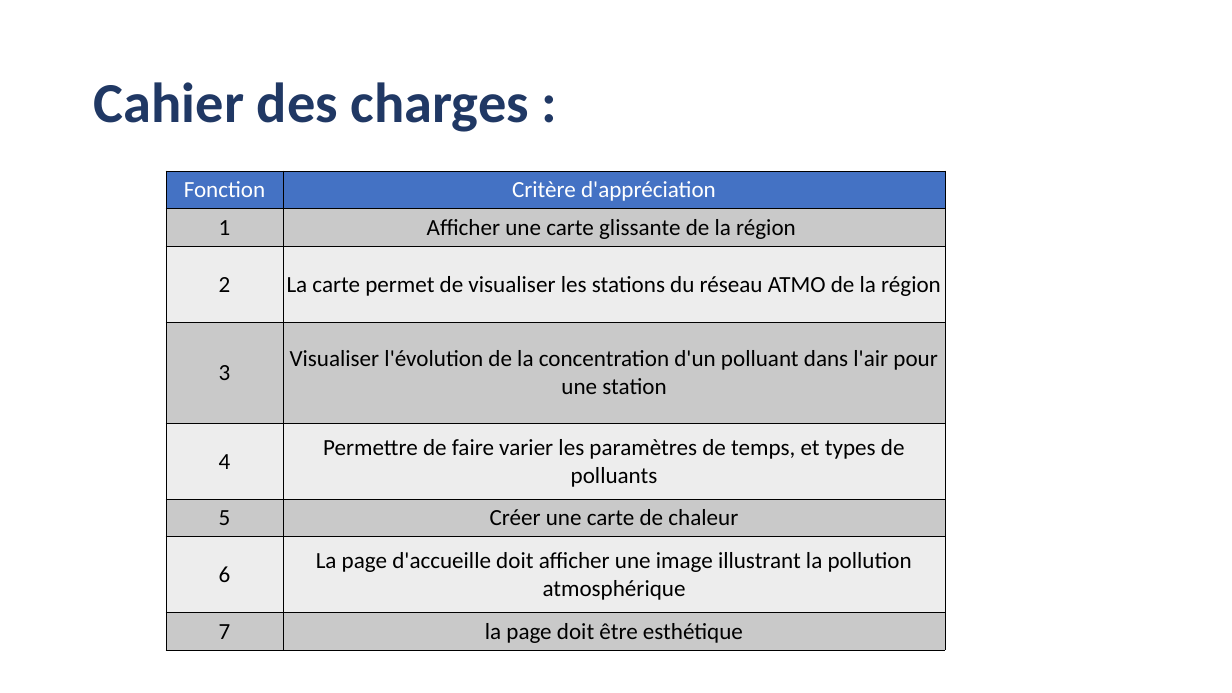
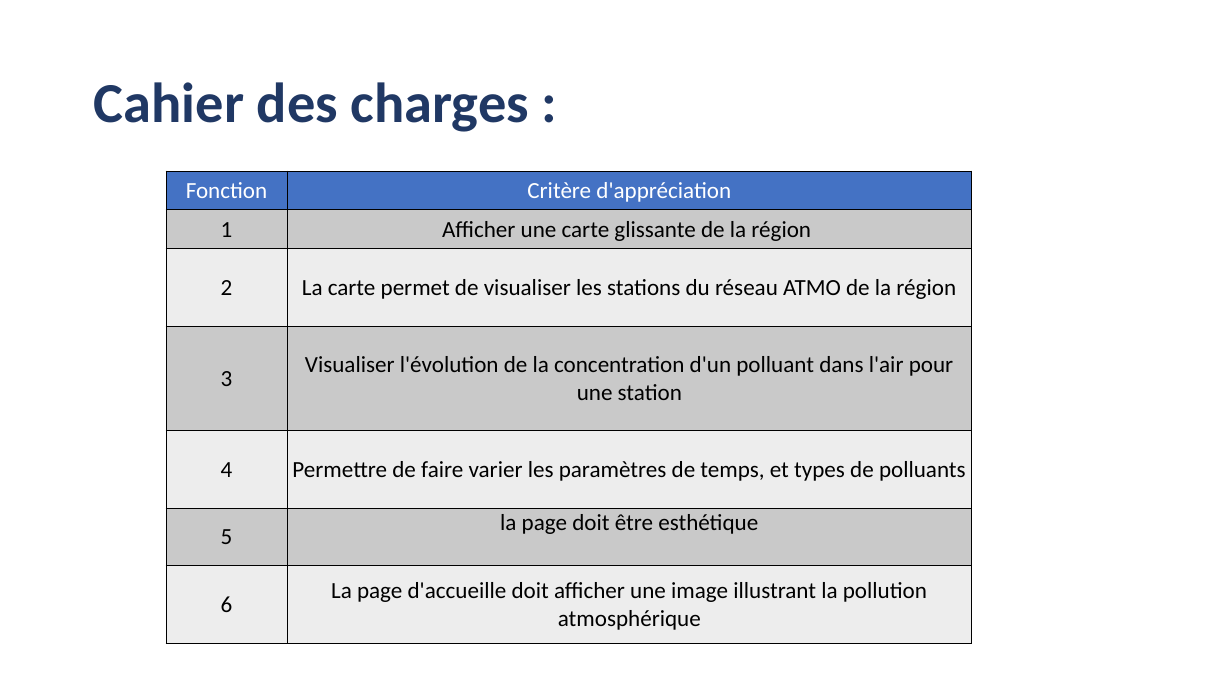
Before and after one commit to gwidoo/Projet-Web-application, a slide deck: slide 2 of Projet WEB.pptx. Drawn at 1232x693 pixels with LibreOffice and Linux fonts; fonts in the diff are those of the drawing. Boxes give left, top, right and bottom in pixels: in the first picture for what was removed or moved away, otherwise in the second. Text is boxed around its words. In the diff, an @@ line names an element or a change of style, - is before the commit and + after.

Commit message:
Modif powerpoint

```diff
--- a/Projet WEB.pptx
+++ b/Projet WEB.pptx
@@ table at (166,171,972,643) @@
-row 6, column 2: Créer une carte de chaleur
+row 6, column 2: la page doit être esthétique
-row 8: 7 | la page doit être esthétique
@@ table: place and size @@
-table at (166,171,945,651)
+table at (166,171,972,643)
```
